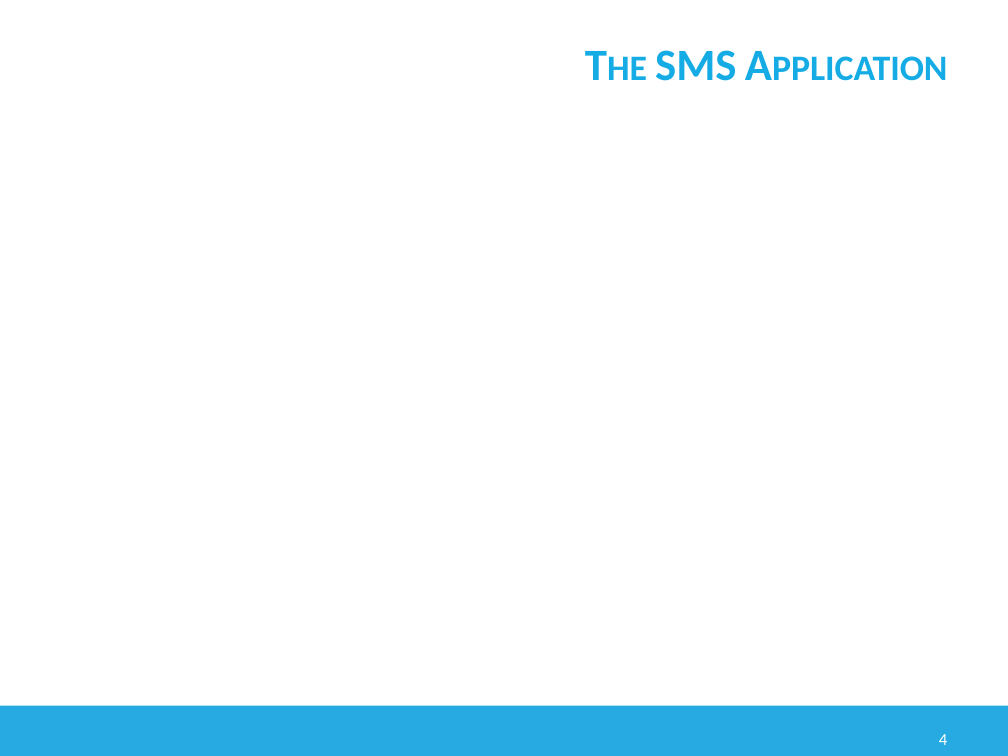
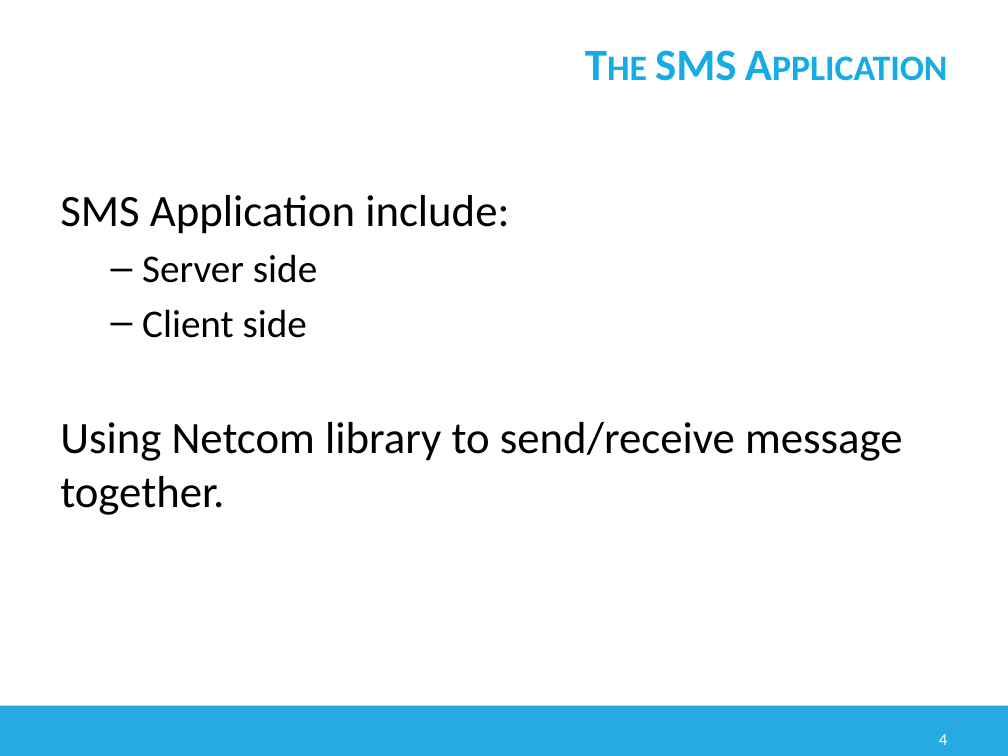
Before and after one commit to antang/ClientServer, a slide deck: slide 4 of Topic.pptx. Drawn at 1008x756 pixels with LibreOffice and Linux fonts; fonts in the diff are those of the drawing; background and template pictures are left out. Boxes give left, top, right and bottom in pixels: in the first picture for what was removed or moved away, otherwise in the second. Text is boxed around its words. In the diff, an @@ line names an element or a change of style, - is before the commit and + after.

Commit message:
update presentation file

```diff
--- a/Topic.pptx
+++ b/Topic.pptx
@@ text added at [60, 195, 903, 515], 32 pt, text #000000 @@
+SMS Application include:
+  – Server side
+  – Client side
+Using Netcom library to send/receive message together.
```
Also in this commit, not shown: 22 other files.
